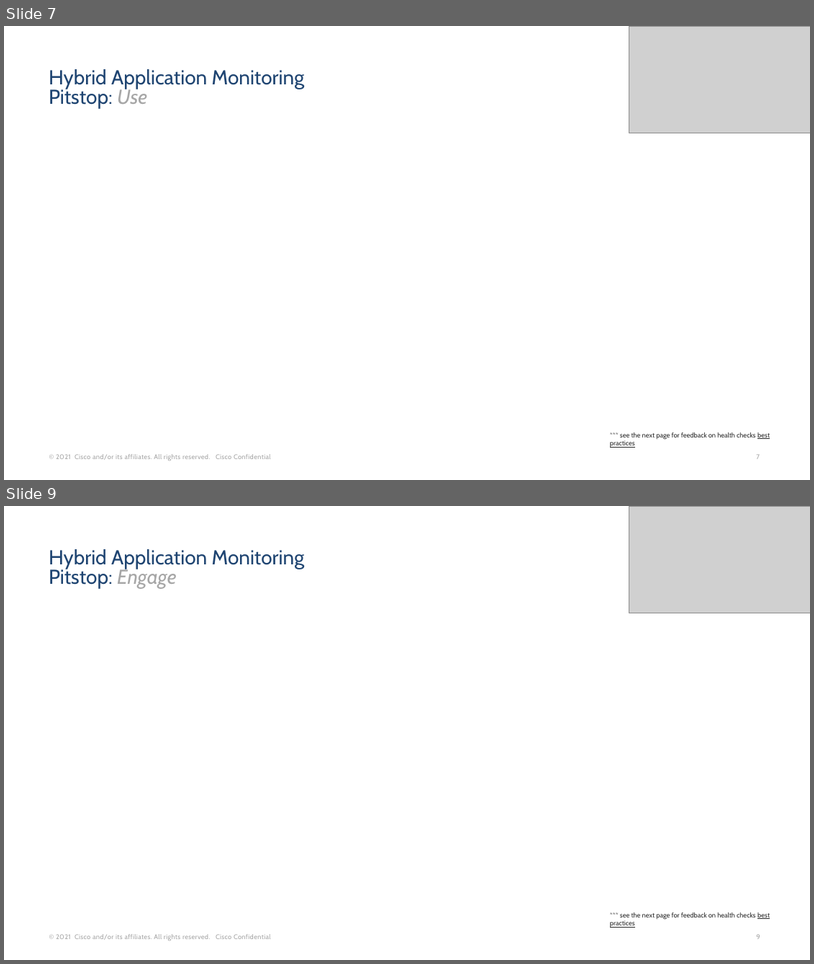
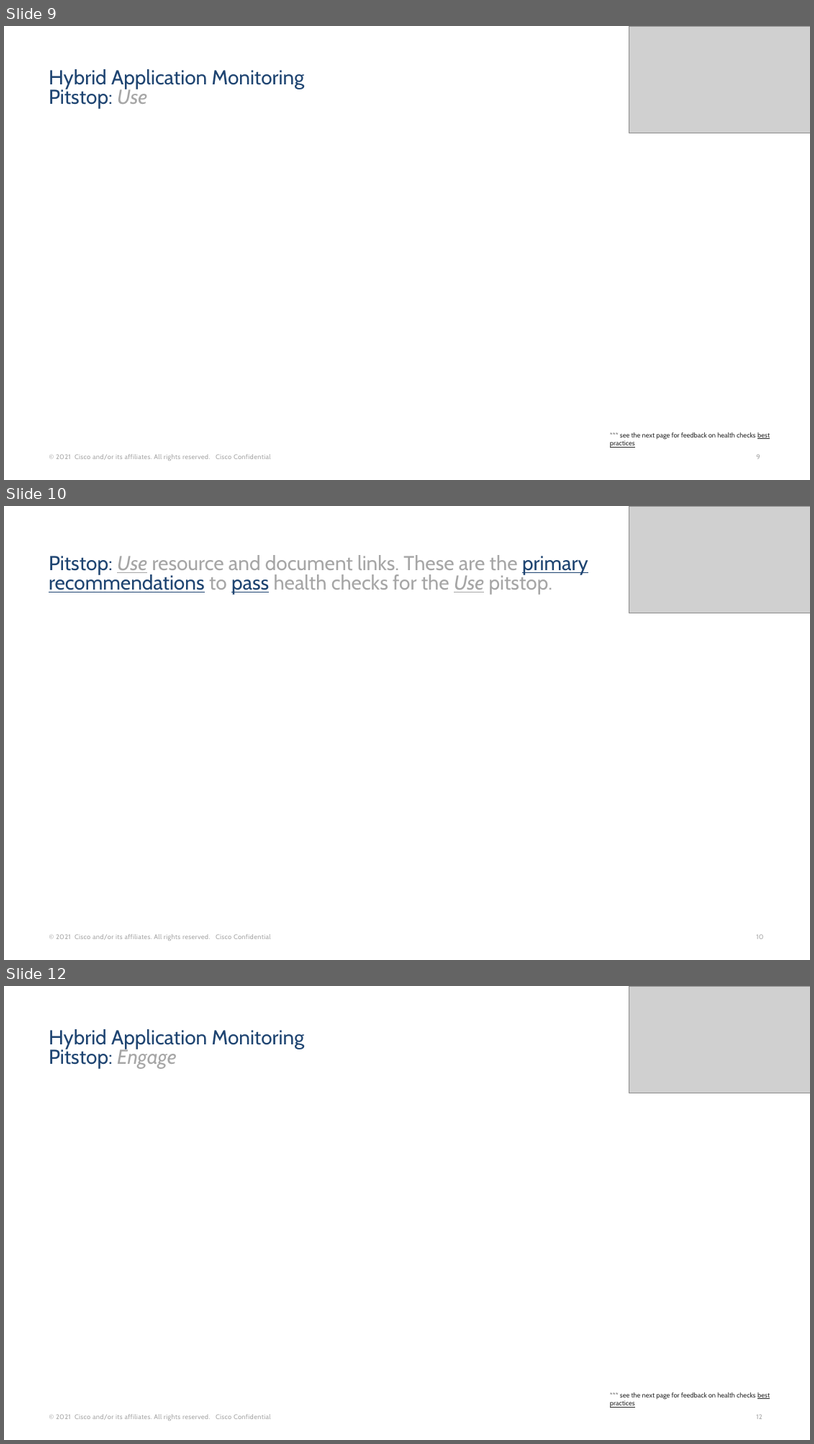
Before and after one commit to Appdynamics/config-assessment-tool, a slide deck: backend/resources/pptAssets/HybridApplicationMonitoringUseCase_template.pptx. Shown one above the other, each under a label of ours: slides 7 and 9 before the commit, slides 9, 10 and 12 after it; the slides between them are not shown. The pictures are 814x964 and 814x1444 pixels, drawn with LibreOffice and Linux fonts; fonts in the diff are those of the drawing; grey boxes stand for pictures; background and template pictures are left out. Boxes give left, top, right and bottom in pixels: in the first picture for what was removed or moved away, otherwise in the second. Text is boxed around its words. In the diff, an @@ line names an element or a change of style, - is before the commit and + after.

Commit message:
closed Appdynamics/config-assessment-tool#121 - Hybrid App Monitoring Health-check improvement - add secondary health checks

```diff
--- a/backend/resources/pptAssets/HybridApplicationMonitoringUseCase_template.pptx
+++ b/backend/resources/pptAssets/HybridApplicationMonitoringUseCase_template.pptx
@@ slide 10 added at (4, 506, 810, 960), background #FFFFFF; not listed: 2 template elements that a slide beside it also shows @@
@@ picture added at (630, 506, 810, 613) @@
@@ title added at (49, 555, 589, 595), 24 pt, text #A6A6A6 @@
+Pitstop: Use resource and document links. These are the primary recommendations to pass health checks for the Use pitstop.
@@ what was slide 7 is now slide 9 @@
@@ what was slide 9 is now slide 12 @@
@@ page number at (756, 1414, 763, 1419): text changed @@
-9
+12
```
Also in this commit, not shown: 2 slides changed, 10 other slides added, 5 slides removed, 9 other files.
